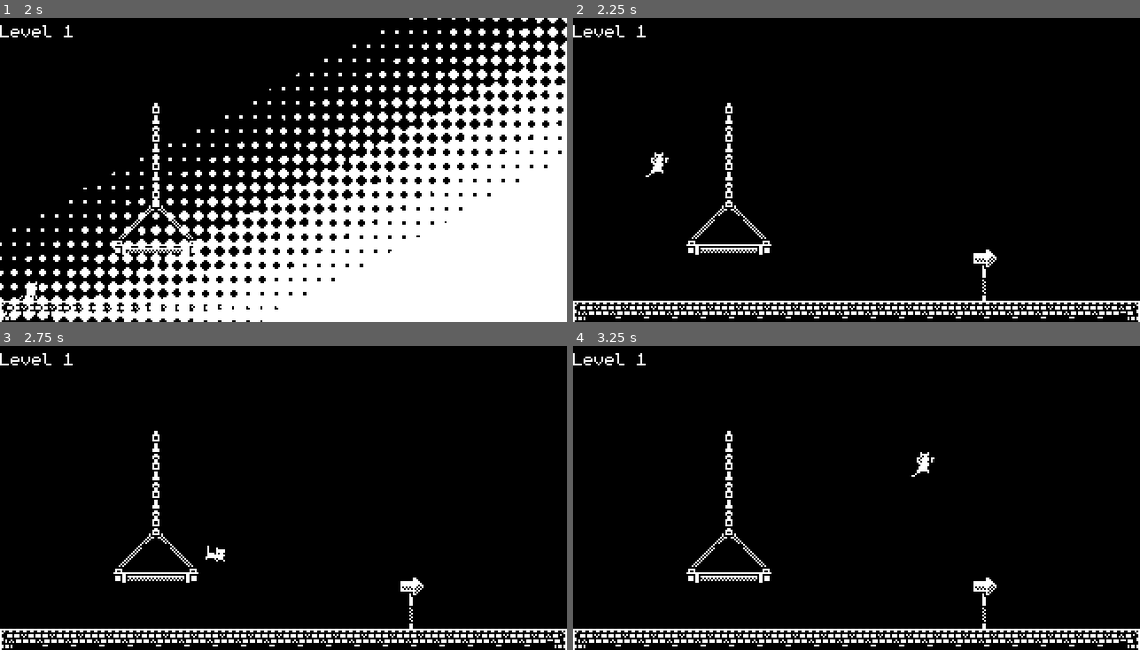
Above: before the commit, frames 1-4 (two rows, left to right).
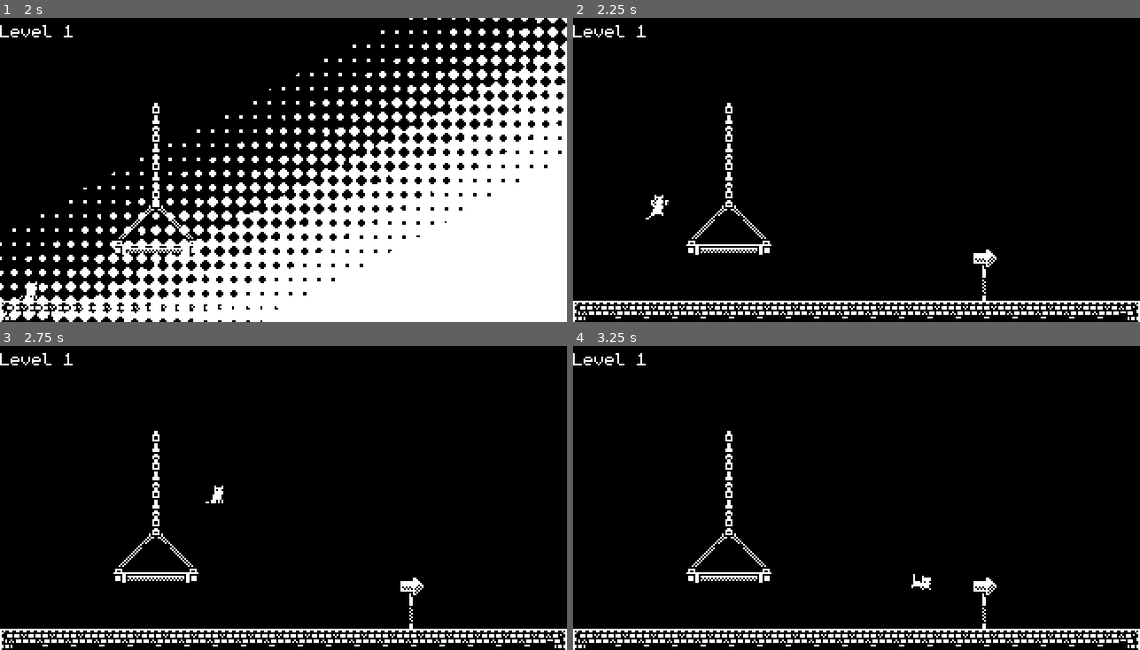
Above: after the commit, the same moments.

Repository: gabrielfvale/godot-platformer
Game: Godot game, scene res://main_menu.tscn
The game is run twice, just before and just after one commit, with the same random seed, the same clock (stepped at 60 frames per second) and the same inputs.
Inputs:
- Up to frame 1 (2 s): click "Start" at 0.5 s; click "Start" at 1.25 s
- Up to frame 2 (2.25 s): tap Enter (ui_accept) at 2, 2.1 s; hold Right (ui_right) from 2.03 s (still down)
- Up to frame 3 (2.75 s): keep holding Right (ui_right); tap Enter (ui_accept) at 2.27, 2.57 s
- Up to frame 4 (3.25 s): keep holding Right (ui_right); tap Enter (ui_accept) at 2.85, 3.02 s

Frame 1 is identical in both runs. In frame 2, 0.2% of the frame differs, in the area x 12-17%, y 44-67%; in frame 3, 0.2%; in frame 4, 0.2%.

Commit message:
feat: jump buffer

Diff:
--- a/level_1.tscn
+++ b/level_1.tscn
@@ -1405,7 +1405,7 @@
 "duration": 1.0,
 "texture": SubResource("AtlasTexture_k4psx")
 }, {
-"duration": 1.0,
+"duration": 10.0,
 "texture": SubResource("AtlasTexture_7vbe4")
 }],
 "loop": false,
@@ -1433,7 +1433,7 @@
 "duration": 1.0,
 "texture": SubResource("AtlasTexture_0xttb")
 }, {
-"duration": 1.0,
+"duration": 10.0,
 "texture": SubResource("AtlasTexture_rrs1d")
 }],
 "loop": false,
@@ -1512,7 +1512,7 @@
 [node name="AnimatedSprite2D" type="AnimatedSprite2D" parent="Player"]
 position = Vector2(0, -3)
 sprite_frames = SubResource("SpriteFrames_qlhvt")
-animation = &"lick"
+animation = &"jump"
 
 [node name="CollisionShape2D" type="CollisionShape2D" parent="Player"]
 position = Vector2(0, 1)
--- a/player.gd
+++ b/player.gd
@@ -1,34 +1,32 @@
 extends CharacterBody2D
 
+# Get the gravity from the project settings to be synced with RigidBody nodes.
+var gravity: float = ProjectSettings.get_setting("physics/2d/default_gravity")
+@export var jump_buffer_time = 0.1
+@export var move_speed = 150.0
+@export var base_velocity = -300.0
 
-const SPEED = 150.0
-const JUMP_VELOCITY = -400.0
-
-# Get the gravity from the project settings to be synced with RigidBody nodes.
-var gravity = ProjectSettings.get_setting("physics/2d/default_gravity")
-var anim = "lick"
+var anim = "idle"
 @onready var sprite = $AnimatedSprite2D
 @onready var idle_timer = $IdleTimer
 @onready var lick_timer = $LickTimer
 
-func _ready():
-	sprite.connect("animation_changed", _sprite_anim_changed)
-	idle_timer.connect("timeout", _idle_timeout)
-	lick_timer.connect("timeout", _lick_timeout)
+var _jump_buffer_timer: float = 0
+#func _process(_delta):
+	#if idle_timer.is_stopped() and anim == "idle":
+		#lick_timer.start()
+	#if lick_timer.is_stopped() and anim == "lick":
+		#idle_timer.start()
 
-func _sprite_anim_changed():
-	print(sprite.animation)
 
-func _idle_timeout():
-	print("idle timeout. anim: ", sprite.animation)
-func _lick_timeout():
-	print("lick timeout. anim: ", sprite.animation)
+func _input(event):
+	if Input.is_action_just_pressed("ui_accept"):
+		_jump_buffer_timer = jump_buffer_time
+
 
 func _process(delta):
-	if idle_timer.is_stopped() and anim == "idle":
-		lick_timer.start()
-	if lick_timer.is_stopped() and anim == "lick":
-		idle_timer.start()
+	_jump_buffer_timer -= delta
+
 
 func _physics_process(delta):
 	# Add the gravity.
@@ -36,21 +34,22 @@
 		velocity.y += gravity * delta
 
 	# Handle jump.
-	if Input.is_action_just_pressed("ui_accept") and is_on_floor():
-		velocity.y = JUMP_VELOCITY
+	if is_on_floor():
+		if Input.is_action_just_pressed("ui_accept") or _jump_buffer_timer > 0:
+			velocity.y = base_velocity
 
 	# Get the input direction and handle the movement/deceleration.
 	# As good practice, you should replace UI actions with custom gameplay actions.
 	var direction = Input.get_axis("ui_left", "ui_right")
 	if direction:
 		anim = "run"
-		velocity.x = direction * SPEED
+		velocity.x = direction * move_speed
 		if direction == -1:
 			sprite.flip_h = true
 		else:
 			sprite.flip_h = false
 	else:
-		velocity.x = move_toward(velocity.x, 0, SPEED)
+		velocity.x = move_toward(velocity.x, 0, move_speed)
 
 	if velocity.y < 0:
 		anim = "jump"
@@ -58,10 +57,7 @@
 		anim = "fall"
 #
 	if velocity.x == 0 and velocity.y == 0:
-		if idle_timer.time_left > 0:
-			anim = "idle"
-		elif lick_timer.time_left > 0:
-			anim = "lick"
+		anim = "idle"
 
 	sprite.play(anim)
 	move_and_slide()
Not shown, changed: assets/cat.pxo
